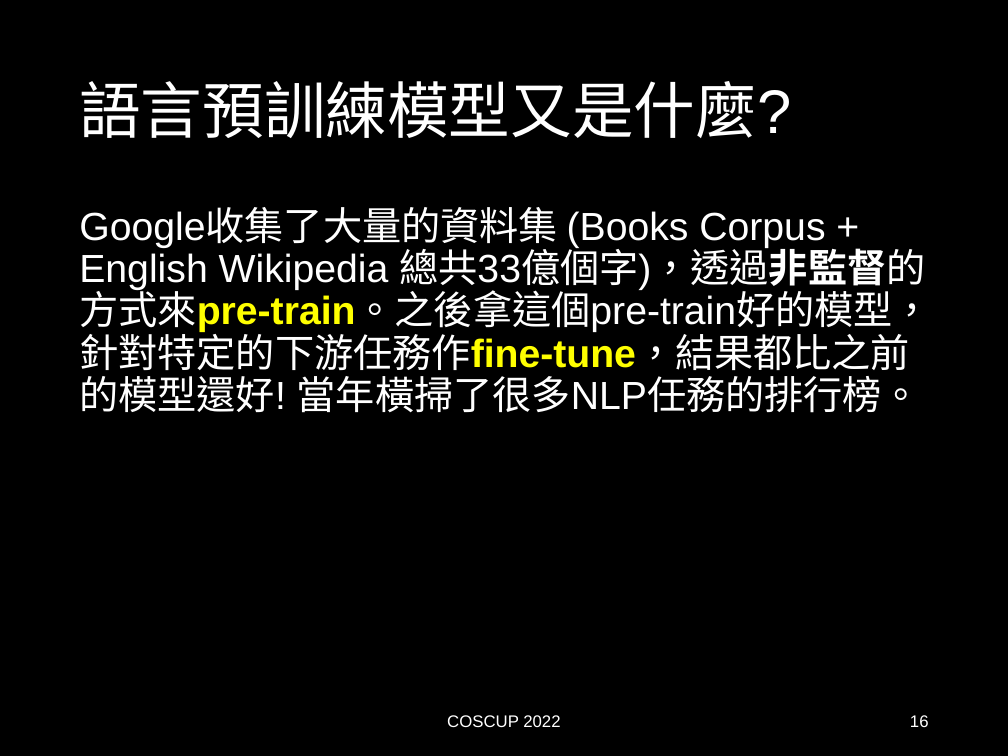
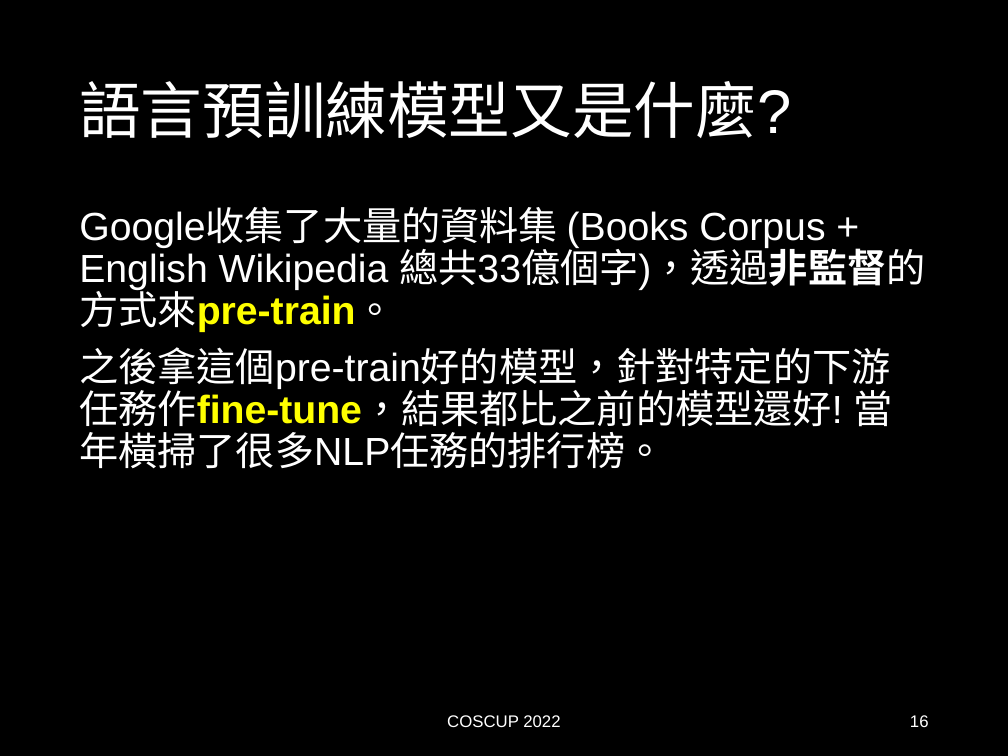
Before and after one commit to AndyChiangSH/COSCUP-2022, a slide deck: slide 16 of PPT/Google Colab + Hugging Face：帶你快速認識NLP.pptx. Drawn at 1008x756 pixels with LibreOffice and Linux fonts; fonts in the diff are those of the drawing. Boxes give left, top, right and bottom in pixels: in the first picture for what was removed or moved away, otherwise in the second. Text is boxed around its words. In the diff, an @@ line names an element or a change of style, - is before the commit and + after.

```diff
--- a/PPT/Google Colab + Hugging Face：帶你快速認識NLP.pptx
+++ b/PPT/Google Colab + Hugging Face：帶你快速認識NLP.pptx
@@ text at <box>79,209,925,469</box>: text changed @@
-Google收集了大量的資料集 (Books Corpus + English Wikipedia 總共33億個字)，透過非監督的方式來pre-train。之後拿這個pre-train好的模型，針對特定的下游任務作fine-tune，結果都比之前的模型還好! 當年橫掃了很多NLP任務的排行榜。
+Google收集了大量的資料集 (Books Corpus + English Wikipedia 總共33億個字)，透過非監督的方式來pre-train。
+之後拿這個pre-train好的模型，針對特定的下游任務作fine-tune，結果都比之前的模型還好! 當年橫掃了很多NLP任務的排行榜。
```
Also in this commit, not shown: 3 other slides changed, 1 other file.
